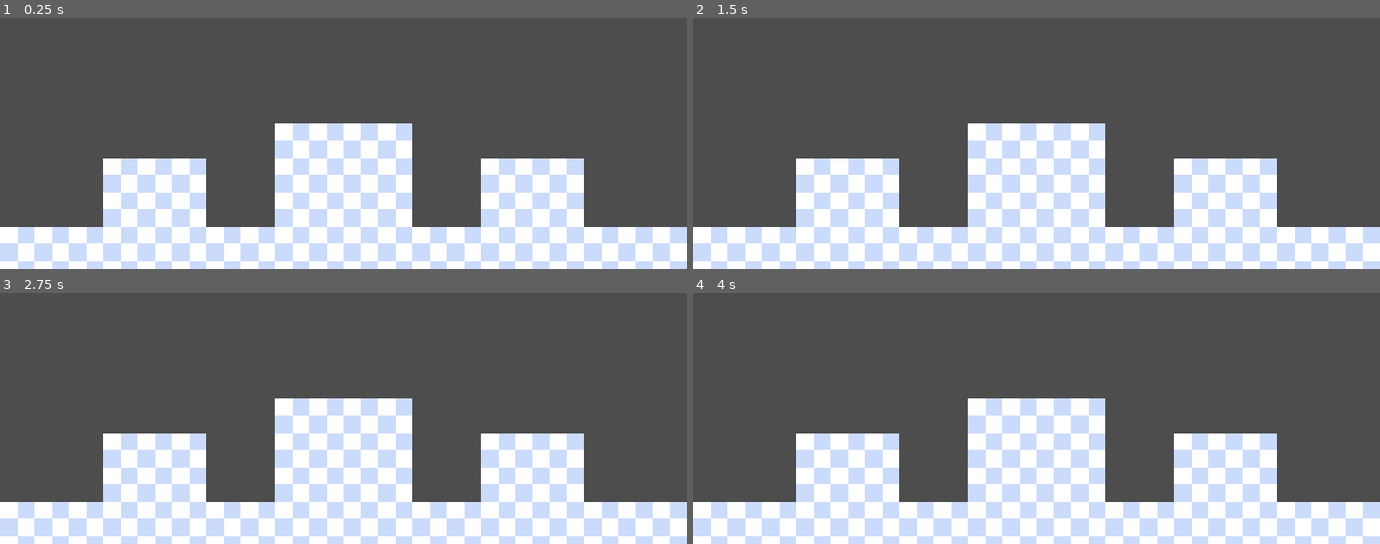
Above: before the commit, frames 1-4 (two rows, left to right).
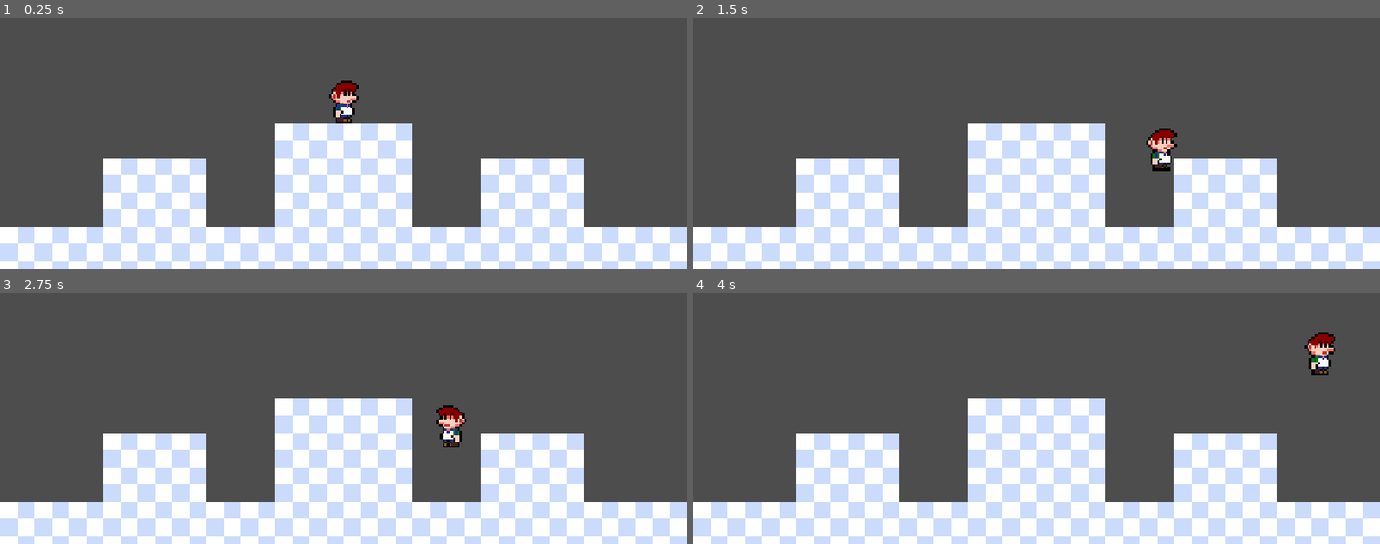
Above: after the commit, the same moments.

Repository: kaikzyx/naturemetria
Game: Godot game, scene res://source/main.tscn
The game is run twice, just before and just after one commit, with the same random seed, the same clock (stepped at 60 frames per second) and the same inputs.
Inputs:
- Up to frame 1 (0.25 s): no input
- Up to frame 2 (1.5 s): tap Enter at 0.5 s; hold D (move_right, bound only after the commit) from 0.53 s (still down); tap Space (jump, bound only after the commit) at 0.6, 0.77, 1.07, 1.35 s
- Up to frame 3 (2.75 s): tap Space (jump, bound only after the commit) at 1.52, 1.82, 2.1 s; release D (move_right, bound only after the commit) at 2.03 s; hold A (move_left, bound only after the commit) from 2.03 s (still down)
- Up to frame 4 (4 s): release A (move_left, bound only after the commit) at 2.78 s; hold D (move_right, bound only after the commit) from 2.78 s (still down); tap Space (jump, bound only after the commit) at 2.85, 3.02, 3.32, 3.6, 3.77 s

The runs differ from the first frame. In frame 1, 0.5% of the frame differs, in the area x 47-53%, y 24-42%; in frame 2, 0.5%; in frame 3, 0.5%; in frame 4, 0.5%, in the area x 89-94%, y 15-33%.

Commit message:
feat: add collisions and player with simple movement

Diff:
--- a/project.godot
+++ b/project.godot
@@ -21,6 +21,32 @@
 window/size/viewport_height=720
 window/stretch/mode="canvas_items"
 
+[input]
+
+move_left={
+"deadzone": 0.2,
+"events": [Object(InputEventKey,"resource_local_to_scene":false,"resource_name":"","device":-1,"window_id":0,"alt_pressed":false,"shift_pressed":false,"ctrl_pressed":false,"meta_pressed":false,"pressed":false,"keycode":65,"physical_keycode":0,"key_label":0,"unicode":97,"location":0,"echo":false,"script":null)
+, Object(InputEventKey,"resource_local_to_scene":false,"resource_name":"","device":-1,"window_id":0,"alt_pressed":false,"shift_pressed":false,"ctrl_pressed":false,"meta_pressed":false,"pressed":false,"keycode":4194319,"physical_keycode":0,"key_label":0,"unicode":0,"location":0,"echo":false,"script":null)
+]
+}
+move_right={
+"deadzone": 0.2,
+"events": [Object(InputEventKey,"resource_local_to_scene":false,"resource_name":"","device":-1,"window_id":0,"alt_pressed":false,"shift_pressed":false,"ctrl_pressed":false,"meta_pressed":false,"pressed":false,"keycode":68,"physical_keycode":0,"key_label":0,"unicode":100,"location":0,"echo":false,"script":null)
+, Object(InputEventKey,"resource_local_to_scene":false,"resource_name":"","device":-1,"window_id":0,"alt_pressed":false,"shift_pressed":false,"ctrl_pressed":false,"meta_pressed":false,"pressed":false,"keycode":4194321,"physical_keycode":0,"key_label":0,"unicode":0,"location":0,"echo":false,"script":null)
+]
+}
+jump={
+"deadzone": 0.2,
+"events": [Object(InputEventKey,"resource_local_to_scene":false,"resource_name":"","device":-1,"window_id":0,"alt_pressed":false,"shift_pressed":false,"ctrl_pressed":false,"meta_pressed":false,"pressed":false,"keycode":32,"physical_keycode":0,"key_label":0,"unicode":32,"location":0,"echo":false,"script":null)
+, Object(InputEventKey,"resource_local_to_scene":false,"resource_name":"","device":-1,"window_id":0,"alt_pressed":false,"shift_pressed":false,"ctrl_pressed":false,"meta_pressed":false,"pressed":false,"keycode":4194320,"physical_keycode":0,"key_label":0,"unicode":0,"location":0,"echo":false,"script":null)
+]
+}
+
+[layer_names]
+
+2d_physics/layer_1="world"
+2d_physics/layer_2="player"
+
 [rendering]
 
 renderer/rendering_method="gl_compatibility"
--- /dev/null
+++ b/source/player/player.gd
@@ -0,0 +1,25 @@
+class_name Player extends CharacterBody2D
+
+@onready var _sprite: Sprite2D = $Sprite
+
+var speed := 100.0
+var damping := 10.0
+var direction := 1
+var jump_force := 250.0
+
+func _physics_process(delta: float) -> void:
+	# Add horizontal movement.
+	var movement := Input.get_axis(&"move_left", &"move_right") as int
+	velocity.x = lerp(velocity.x, movement * speed, damping * delta)
+	if movement != 0: direction = movement
+
+	# Change the sprite direction.
+	_sprite.flip_h = direction == -1
+
+	# Jump and gravity logic.
+	if is_on_floor() and Input.is_action_just_pressed(&"jump"):
+		velocity.y = -jump_force
+	else:
+		velocity.y += ProjectSettings.get_setting(&"physics/2d/default_gravity") * delta
+
+	move_and_slide()
--- /dev/null
+++ b/source/player/player.tscn
@@ -0,0 +1,19 @@
+[gd_scene load_steps=4 format=3 uid="uid://dk0bqnu20mg2a"]
+
+[ext_resource type="Texture2D" uid="uid://evn4p5by1ap8" path="res://assets/player.png" id="1_jct2x"]
+[ext_resource type="Script" uid="uid://r1srmflo6cgp" path="res://source/player/player.gd" id="1_xim07"]
+
+[sub_resource type="CapsuleShape2D" id="CapsuleShape2D_xim07"]
+radius = 6.0
+height = 21.0
+
+[node name="Player" type="CharacterBody2D"]
+collision_layer = 2
+script = ExtResource("1_xim07")
+
+[node name="Collision" type="CollisionShape2D" parent="."]
+shape = SubResource("CapsuleShape2D_xim07")
+
+[node name="Sprite" type="Sprite2D" parent="."]
+texture_filter = 1
+texture = ExtResource("1_jct2x")
--- a/source/world/world.tscn
+++ b/source/world/world.tscn
@@ -1,12 +1,16 @@
-[gd_scene load_steps=4 format=4 uid="uid://pkesl7igbgxs"]
+[gd_scene load_steps=5 format=4 uid="uid://pkesl7igbgxs"]
 
 [ext_resource type="Texture2D" uid="uid://dgoorvc7mnk7n" path="res://assets/tile_set.png" id="1_dyj62"]
+[ext_resource type="PackedScene" uid="uid://dk0bqnu20mg2a" path="res://source/player/player.tscn" id="2_hv7nm"]
 
 [sub_resource type="TileSetAtlasSource" id="TileSetAtlasSource_n617u"]
 texture = ExtResource("1_dyj62")
 0:0/0 = 0
+0:0/0/physics_layer_0/polygon_0/points = PackedVector2Array(-8, -8, 8, -8, 8, 8, -8, 8)
 
 [sub_resource type="TileSet" id="TileSet_vo86p"]
+physics_layer_0/collision_layer = 1
+physics_layer_0/collision_mask = 0
 sources/0 = SubResource("TileSetAtlasSource_n617u")
 
 [node name="World" type="Node2D"]
@@ -14,3 +18,6 @@
 [node name="Map" type="TileMapLayer" parent="."]
 tile_map_data = PackedByteArray("AAAAAAoAAAAAAAAAAAAAAAsAAAAAAAAAAAABAAoAAAAAAAAAAAABAAsAAAAAAAAAAAACAAoAAAAAAAAAAAACAA …(944 unchanged characters)…
 tile_set = SubResource("TileSet_vo86p")
+
+[node name="Player" parent="." instance=ExtResource("2_hv7nm")]
+position = Vector2(160, 100)
Binary file added: assets/player.png
Not shown, added: assets/player.png.import
Not shown, added: source/player/player.gd.uid
